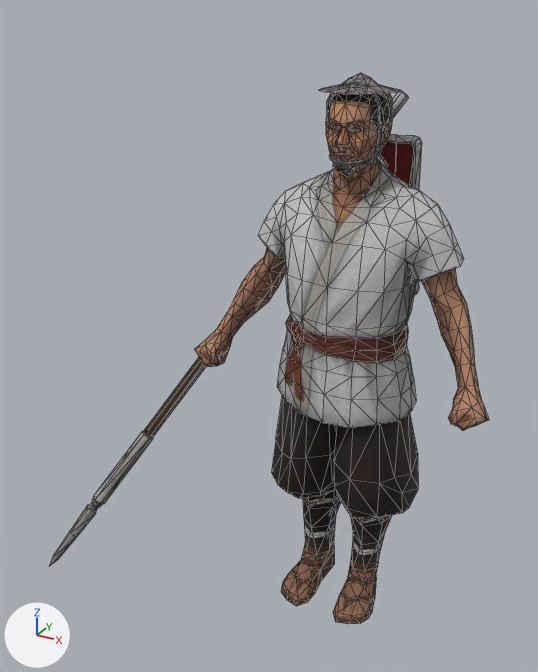
The glTF model public/assets/unit-models/141-yarispearman.glb: old version first, new version second.
The view is the same before and after, from a camera (50 mm lens) standing at (0.97, -2.35, 2.29) and looking at (-0.25, -0.14, 1.19). Every picture has the same lights, and +X, +Y and +Z are marked at lower left. The older version comes first. Mesh edges are drawn as thin lines. Vertices at exactly the same position are counted once.
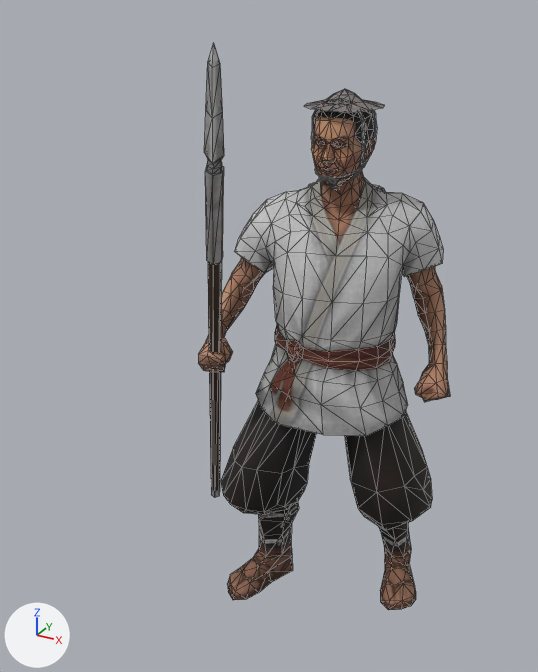
Where the change shows, as pixel boxes [x1, y1, x2, y2] in the pictures (538 x 672 px; the box of a moved part takes in the faces that stretch with it):
'Mesh_0', reshaped (43% narrower)
    before: [49, 73, 489, 624]
    after: [198, 43, 450, 610]
part 1 of me_mesh_0, moved or reshaped
    before: [319, 73, 401, 94]
    after: [304, 89, 385, 112]
part 2 of me_mesh_0, moved or reshaped
    before: [326, 93, 333, 131]
    after: [311, 110, 317, 144]
part 3 of me_mesh_0, moved or reshaped
    before: [373, 94, 381, 150]
    after: [358, 111, 366, 164]
part 4 of me_mesh_0, moved or reshaped
    before: [380, 93, 393, 148]
    after: [364, 110, 377, 163]
part 5 of me_mesh_0, moved or reshaped
    before: [375, 147, 382, 153]
    after: [360, 161, 366, 167]
part 6 of me_mesh_0, moved or reshaped
    before: [341, 153, 379, 175]
    after: [328, 167, 363, 189]
part 7 of me_mesh_0, moved or reshaped
    before: [343, 152, 378, 164]
    after: [328, 166, 362, 179]
part 8 of me_mesh_0, moved or reshaped
    before: [342, 161, 351, 170]
    after: [327, 176, 336, 185]
part 9 of me_mesh_0, moved or reshaped
    before: [333, 161, 339, 167]
    after: [318, 176, 324, 182]
part 10 of me_mesh_0, moved or reshaped
    before: [49, 91, 409, 566]
    after: [204, 43, 224, 498]
part 11 of me_mesh_0, moved or reshaped (not visible afterwards)
    before: [379, 142, 414, 185]
part 12 of me_mesh_0, moved or reshaped (mostly hidden afterwards)
    before: [386, 134, 422, 295]
    after: [308, 182, 386, 192]
part 13 of me_mesh_0, moved or reshaped (not visible afterwards)
    before: [377, 154, 386, 167]
part 14 of me_mesh_0, moved or reshaped
    before: [195, 83, 489, 624]
    after: [198, 100, 450, 610]

Edits to the bpy script that builds the scene:
```text
Change me_mesh_0:
    used by ob_mesh_0; location = (0.0, 0.0, 0.0)
    remove me_mesh_0.from_pydata(...)  # 1429 vertices, 2561 faces; spans x -1.04..0.57, y -0.61..0.45, z 0.0..2.1
    add me_mesh_0.from_pydata(...)  # 1429 vertices, 2561 faces; spans x -0.73..0.38, y -0.79..0.32, z 0.0..2.22
    me_mesh_0 part 1: the loose piece of 30 vertices spanning x -0.14..0.14, y -0.11..0.17, z 2.05..2.1 is moved by (-0.05, 0.0, -0.05)
    me_mesh_0 part 2: the loose piece of 21 vertices spanning x -0.1..-0.06, y -0.02..0.02, z 1.85..2.05 is moved by (-0.06, 0.01, -0.05)
    me_mesh_0 part 3: the loose piece of 21 vertices spanning x 0.06..0.1, y -0.02..0.02, z 1.85..2.05 is moved by (-0.06, 0.01, -0.05)
    me_mesh_0 part 4: the loose piece of 21 vertices spanning x 0.07..0.11, y 0.02..0.08, z 1.86..2.05 is moved by (-0.06, 0.01, -0.05)
    me_mesh_0 part 5: the loose piece of 8 vertices spanning x 0.07..0.09, y 0.0..0.03, z 1.85..1.88 is moved by (-0.06, 0.01, -0.05)
    me_mesh_0 part 6: the loose piece of 27 vertices spanning x -0.09..0.09, y -0.05..0.03, z 1.78..1.86 is moved by (-0.06, 0.01, -0.05)
    me_mesh_0 part 7: the loose piece of 24 vertices spanning x 0.0..0.08, y -0.1..0.02, z 1.83..1.86 is moved by (-0.06, 0.01, -0.05)
    me_mesh_0 part 8: the loose piece of 21 vertices spanning x 0.0..0.04, y -0.11..-0.1, z 1.81..1.84 is moved by (-0.06, 0.01, -0.06)
    me_mesh_0 part 9: the loose piece of 18 vertices spanning x -0.03..0.0, y -0.11..-0.1, z 1.82..1.84 is moved by (-0.06, 0.01, -0.06)
    me_mesh_0 part 10: the loose piece of 54 vertices spanning x -1.04..0.03, y -0.61..0.45, z 0.14..2.02 is multiplied about its middle by the matrix ((0.688, -0.046, -0.724), (0.542, -0.632, 0.555), (-0.483, -0.774, -0.409)), then moved by (0.14, -0.23, 0.09)
    me_mesh_0 part 11: the loose piece of 10 vertices spanning x -0.16..0.16, y 0.23..0.27, z 1.21..1.86 is multiplied about its middle by the matrix ((-0.956, 0.292, 0.031), (-0.293, -0.952, -0.084), (0.005, -0.089, 0.996)), then moved by (-0.13, 0.01, -0.19)
    me_mesh_0 part 12: the loose piece of 96 vertices spanning x -0.18..0.18, y 0.22..0.28, z 1.18..1.88 is multiplied about its middle by the matrix ((-0.956, 0.292, 0.031), (-0.293, -0.952, -0.084), (0.005, -0.089, 0.996)), then moved by (-0.13, 0.0, -0.19)
    me_mesh_0 part 13: the loose piece of 9 vertices spanning x -0.04..0.04, y 0.22..0.24, z 1.73..1.82 is multiplied about its middle by the matrix ((-0.956, 0.292, 0.031), (-0.293, -0.952, -0.084), (0.005, -0.089, 0.996)), then moved by (-0.13, 0.02, -0.19)
    me_mesh_0 part 14: 872 of 1429 vertices moved; they spanned x -0.57..0.57, y -0.19..0.24, z 0.0..2.08 and now span x -0.5..0.38, y -0.35..0.32, z 0.0..2.03; mean shift (-0.05, 0.01, -0.03); largest move (0.5, -0.15, 1.01) -> (0.3, 0.07, 0.96)
    other edits to the shape of me_mesh_0 do not show in these pictures
```
